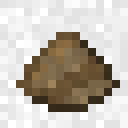
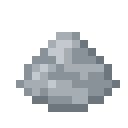
Layers edited between the first and the second 128x128 image:
hid "noise" over [0, 0, 128, 128]
hid "accents" over [32, 48, 112, 104]
hid "bronze" over [16, 32, 120, 112]
added layer "tin" above "iron" over [16, 32, 120, 112]
